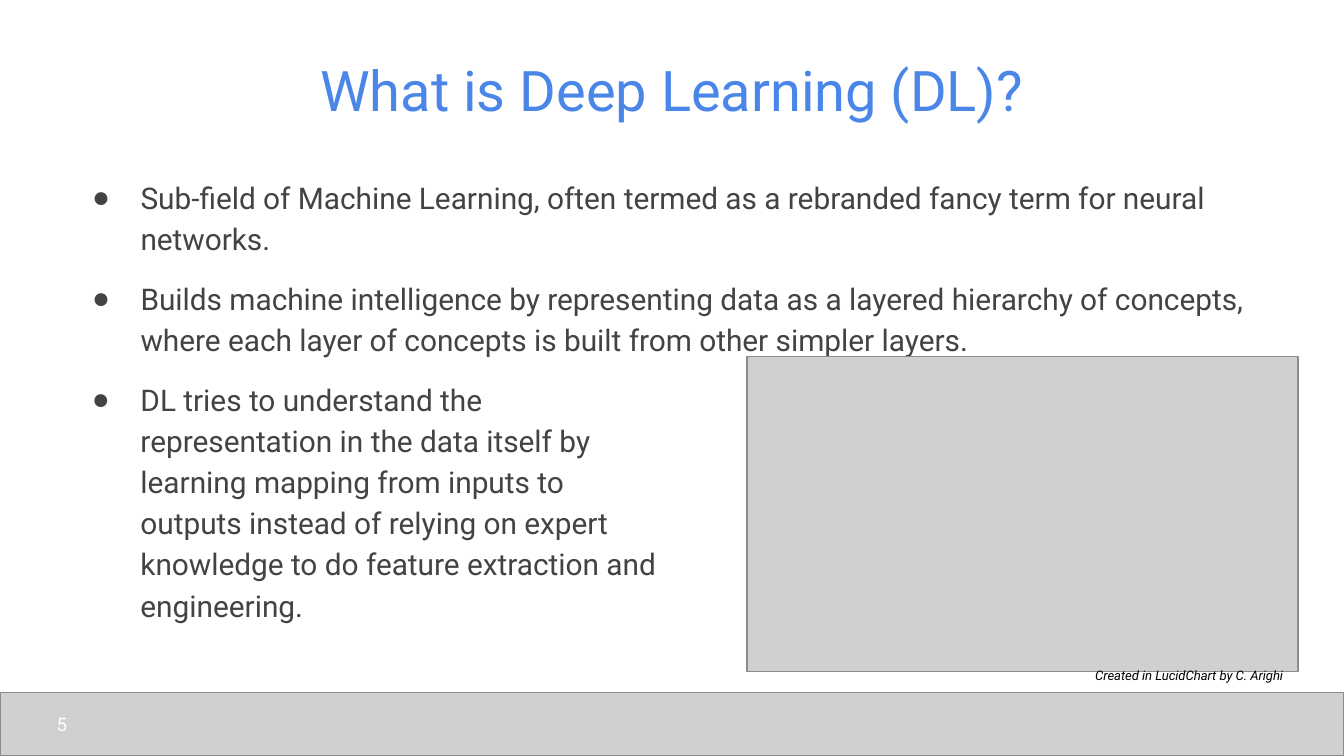
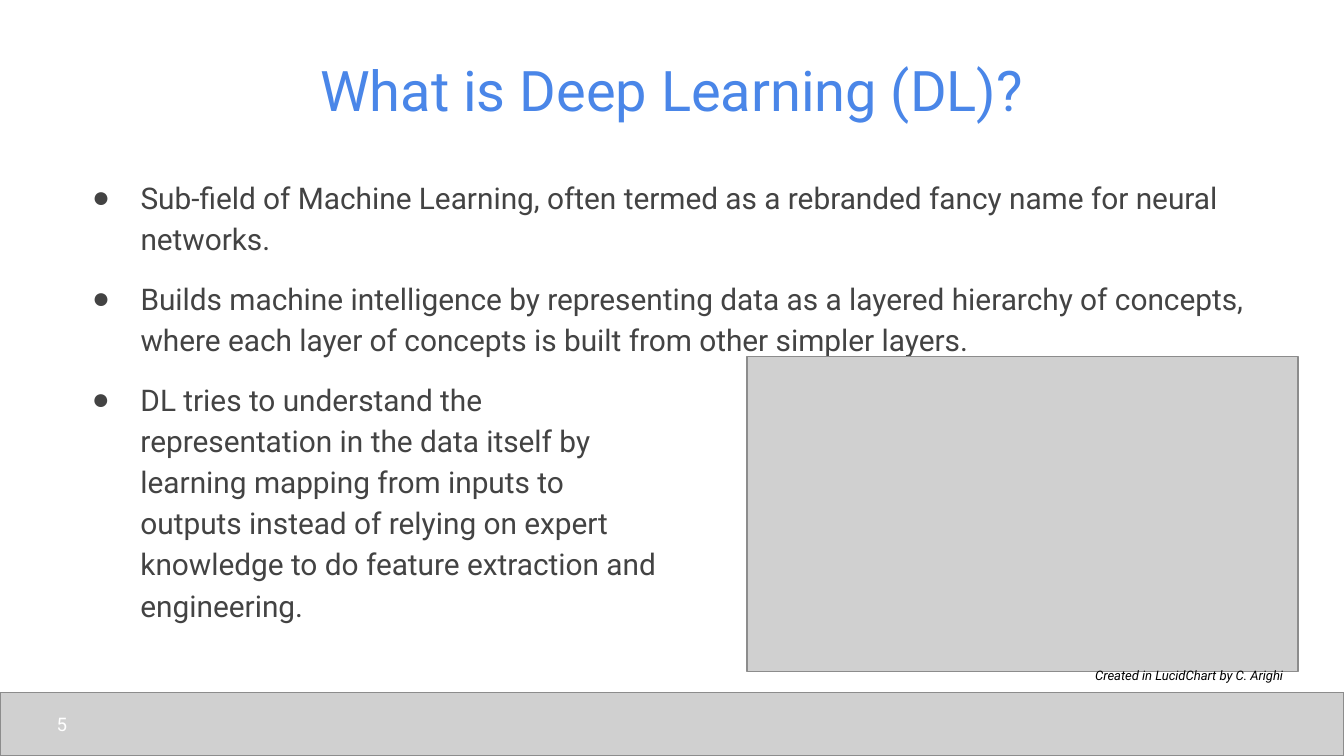
Before and after one commit to udel-cbcb/al_ml_workshop, a slide deck: slide 5 of Day_5/Lectures/Day_5_Lecture_1_Introduction_to_Deep_Learning.pptx. Drawn at 1344x756 pixels with LibreOffice and Linux fonts; fonts in the diff are those of the drawing; grey boxes stand for pictures. Boxes give left, top, right and bottom in pixels: in the first picture for what was removed or moved away, otherwise in the second. Text is boxed around its words. In the diff, an @@ line names an element or a change of style, - is before the commit and + after.

```diff
--- a/Day_5/Lectures/Day_5_Lecture_1_Introduction_to_Deep_Learning.pptx
+++ b/Day_5/Lectures/Day_5_Lecture_1_Introduction_to_Deep_Learning.pptx
@@ text at <box>141,186,1218,251</box>: text changed @@
-● Sub-field of Machine Learning, often termed as a rebranded fancy term for neural networks.
+● Sub-field of Machine Learning, often termed as a rebranded fancy name for neural networks.
```
Also in this commit, not shown: 2 other slides changed, 3 other files.
